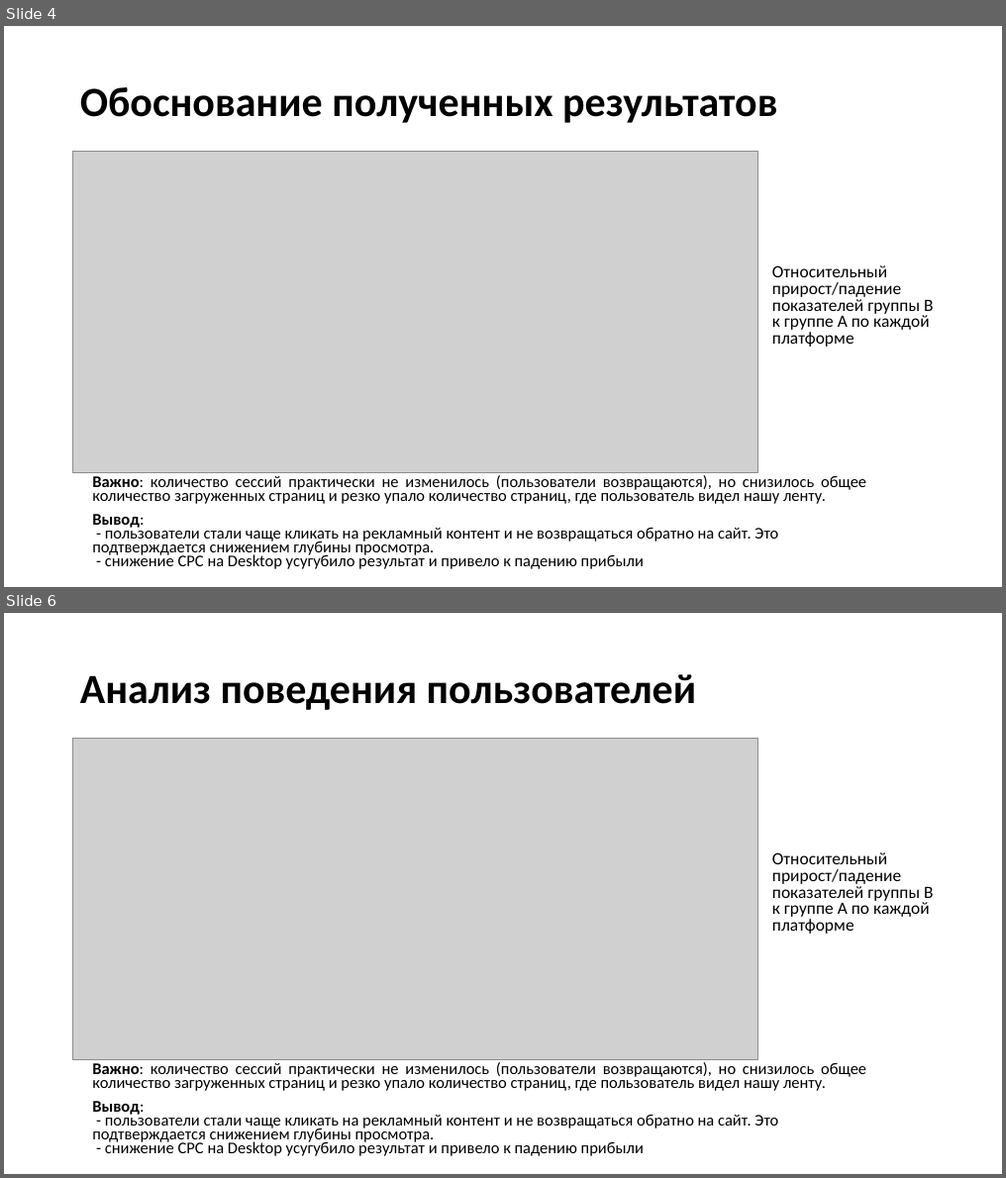
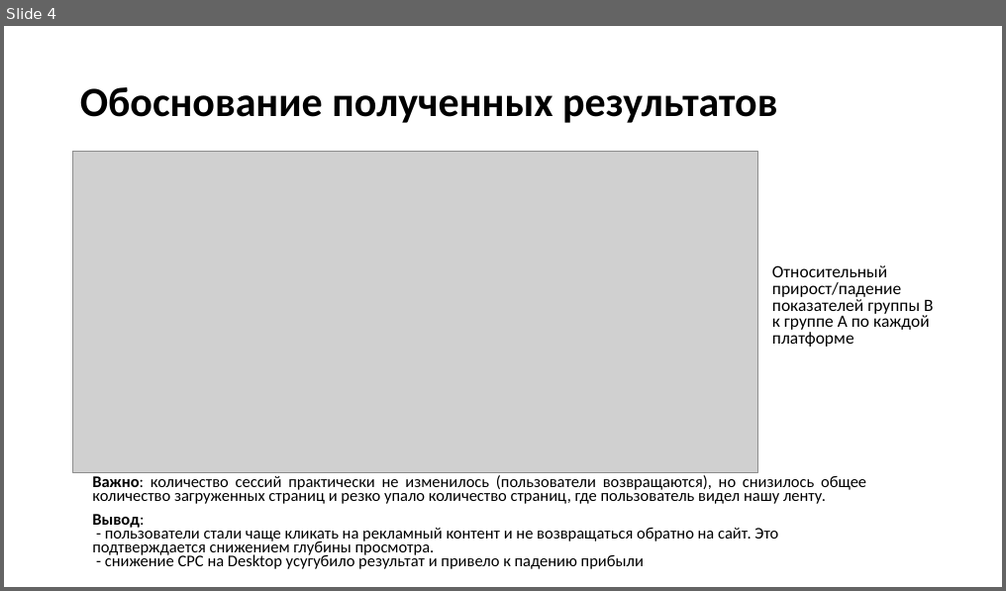
Before and after one commit to antipovdenis/AB_test_MarketpleteFeed, a slide deck: AB_test.pptx. Shown one above the other, each under a label of ours: slides 4 and 6 before the commit, slide 4 after it; the slides between them are not shown. The pictures are 1006x1178 and 1006x591 pixels, drawn with LibreOffice and Linux fonts; fonts in the diff are those of the drawing; grey boxes stand for pictures. Boxes give left, top, right and bottom in pixels: in the first picture for what was removed or moved away, otherwise in the second. Text is boxed around its words. In the diff, an @@ line names an element or a change of style, - is before the commit and + after.

Commit message:
добавление анализа тренда, корректировка выводов, создание новых слайдов в презентации

```diff
--- a/AB_test.pptx
+++ b/AB_test.pptx
@@ slide 6 removed at <box>4,613,1002,1174</box>, background #FFFFFF @@
@@ title removed at <box>80,674,697,710</box> @@
-Анализ поведения пользователей
@@ picture removed at <box>73,738,758,1059</box> @@
@@ text removed at <box>772,853,933,934</box> @@
-Относительный прирост/падение показателей группы В к группе А по каждой платформе
@@ text removed at <box>92,1062,866,1157</box> @@
-Важно: количество сессий практически не изменилось (пользователи возвращаются), но снизилось общее количество загруженных страниц и резко упало количество страниц, где пользователь видел нашу ленту.
-Вывод:
-- пользователи стали чаще кликать на рекламный контент и не возвращаться обратно на сайт. Это подтверждается снижением глубины просмотра.
-- снижение CPC на Desktop усугубило результат и привело к падению прибыли
```
Also in this commit, not shown: 2 slides changed, 2 slides added, 1 other slide removed, 2 other files.
